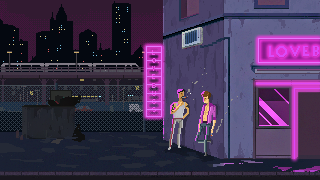
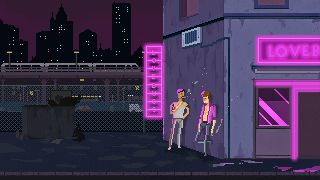
Layered file, before and after one edit (320x180). Changes by layer:
removed group "act clickme()" (2 layers) from group "tag(background)" over 182, 27, 203, 49
removed layer "hover" from group "act clickme()" over 182, 27, 203, 49
moved "idle" into group "tag(background)" over 182, 27, 203, 49
